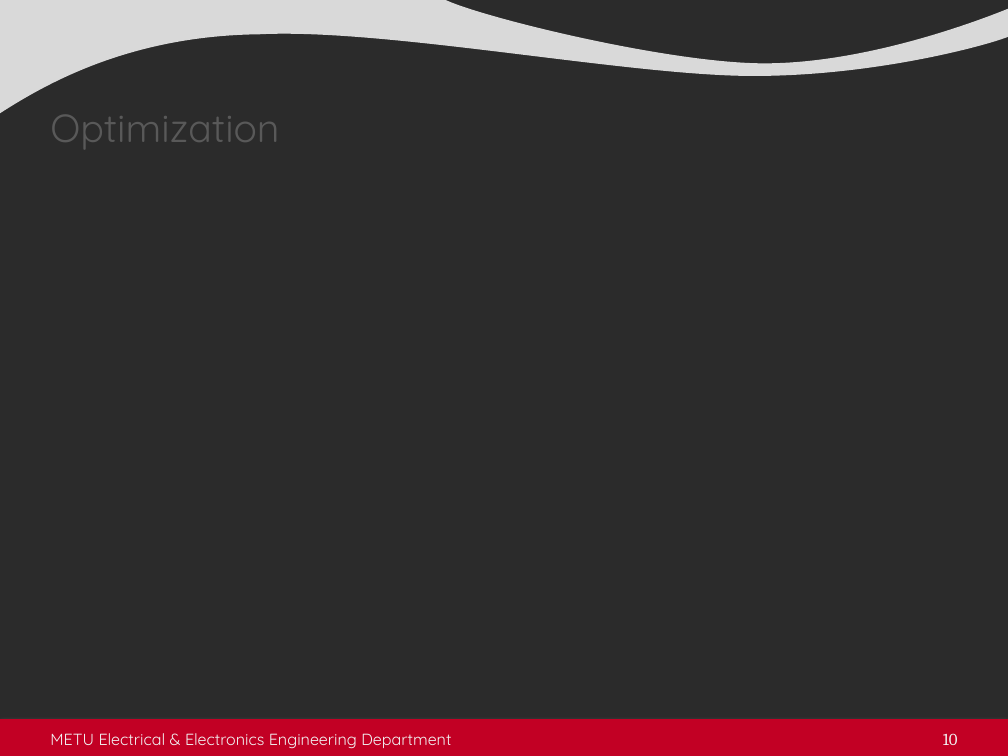
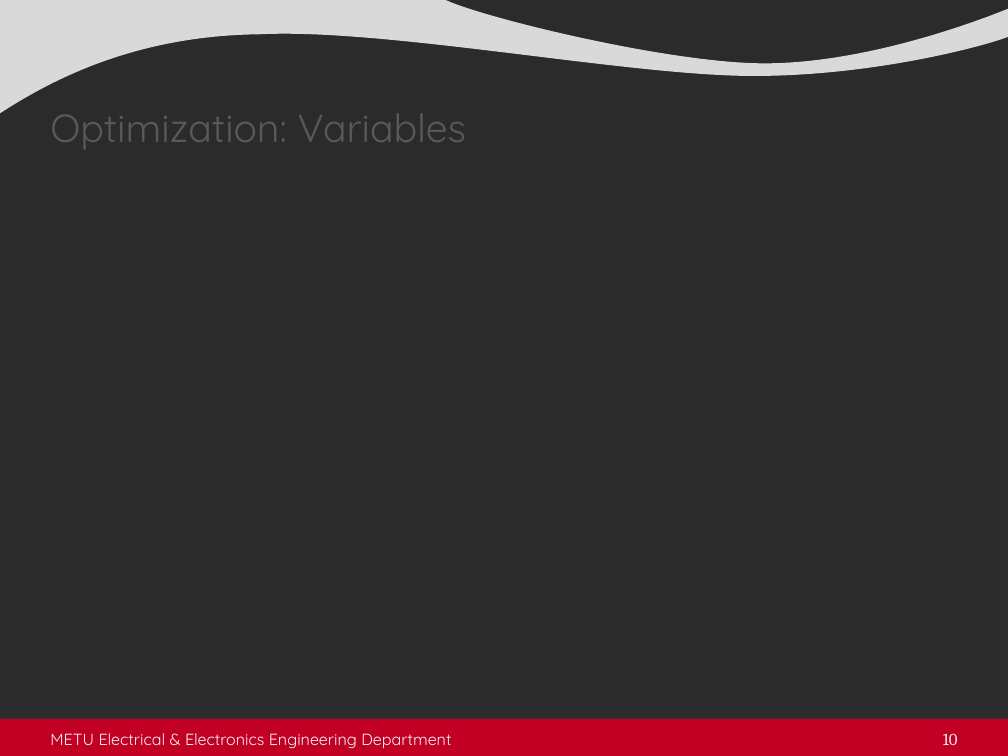
Before and after one commit to sametyakut/Studies, a slide deck: slide 10 of Presentations/5-Seminar_Presentation_2023_11_23.pptx. Drawn at 1008x756 pixels with LibreOffice and Linux fonts; fonts in the diff are those of the drawing; grey boxes stand for pictures; background and template pictures are left out; a plain dark background stands for a picture behind light text. Boxes give left, top, right and bottom in pixels: in the first picture for what was removed or moved away, otherwise in the second. Text is boxed around its words. In the diff, an @@ line names an element or a change of style, - is before the commit and + after.

```diff
--- a/Presentations/5-Seminar_Presentation_2023_11_23.pptx
+++ b/Presentations/5-Seminar_Presentation_2023_11_23.pptx
@@ title at <box>50,113,466,149</box>: text changed @@
-Optimization
+Optimization: Variables
```
Also in this commit, not shown: 9 other slides changed, 8 slides added, 4 other files.
